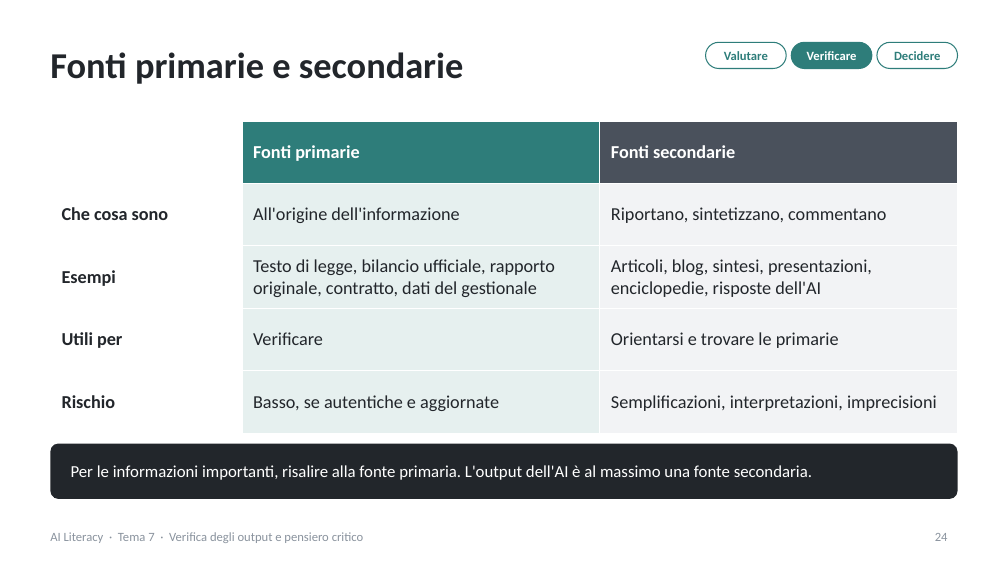
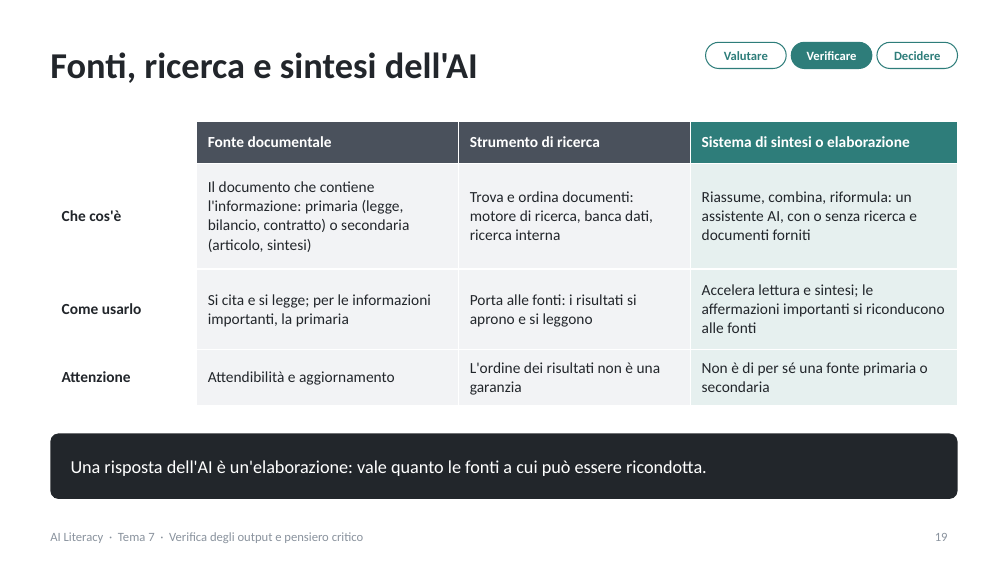
Before and after one commit to NetAi-IT/Formazione-AI-Literacy-Official, a slide deck: slide 19 of Base/Tema7_Verifica_output_pensiero_critico.pptx (slide 24 before the commit). Drawn at 1008x567 pixels with LibreOffice and Linux fonts; fonts in the diff are those of the drawing. Boxes give left, top, right and bottom in pixels: in the first picture for what was removed or moved away, otherwise in the second. Text is boxed around its words. In the diff, an @@ line names an element or a change of style, - is before the commit and + after.

```diff
--- a/Base/Tema7_Verifica_output_pensiero_critico.pptx
+++ b/Base/Tema7_Verifica_output_pensiero_critico.pptx
@@ title at [50, 52, 478, 83]: text changed @@
-Fonti primarie e secondarie
+Fonti, ricerca e sintesi dell'AI
@@ table at [50, 121, 958, 399] @@
- | Fonti primarie | Fonti secondarie
-Che cosa sono | All'origine dell'informazione | Riportano, sintetizzano, commentano
-Esempi | Testo di legge, bilancio ufficiale, rapporto originale, contratto, dati del gestionale | Articoli, blog, sintesi, presentazioni, enciclopedie, risposte dell'AI
-Utili per | Verificare | Orientarsi e trovare le primarie
-Rischio | Basso, se autentiche e aggiornate | Semplificazioni, interpretazioni, imprecisioni
+ | Fonte documentale | Strumento di ricerca | Sistema di sintesi o elaborazione
+Che cos'è | Il documento che contiene l'informazione: primaria (legge, bilancio, contratto) o secondaria (articolo, sintesi) | Trova e ordina documenti: motore di ricerca, banca dati, ricerca interna | Riassume, combina, riformula: un assistente AI, con o senza ricerca e documenti forniti
+Come usarlo | Si cita e si legge; per le informazioni importanti, la primaria | Porta alle fonti: i risultati si aprono e si leggono | Accelera lettura e sintesi; le affermazioni importanti si riconducono alle fonti
+Attenzione | Attendibilità e aggiornamento | L'ordine dei risultati non è una garanzia | Non è di per sé una fonte primaria o secondaria
@@ rounded rectangle: place and size @@
-rounded rectangle at [50, 444, 958, 499]
+rounded rectangle at [50, 433, 958, 499]
@@ rounded rectangle at [50, 433, 958, 499]: proportions changed @@
@@ text at [71, 460, 707, 476]: text changed; size 12 to 13 pt @@
-Per le informazioni importanti, risalire alla fonte primaria. L'output dell'AI è al massimo una fonte secondaria.
+Una risposta dell'AI è un'elaborazione: vale quanto le fonti a cui può essere ricondotta.
@@ page number at [935, 533, 948, 541]: text changed @@
-24
+19
```
Also in this commit, not shown: 37 other slides changed, 10 slides added, 26 slides removed, 7 other files.
